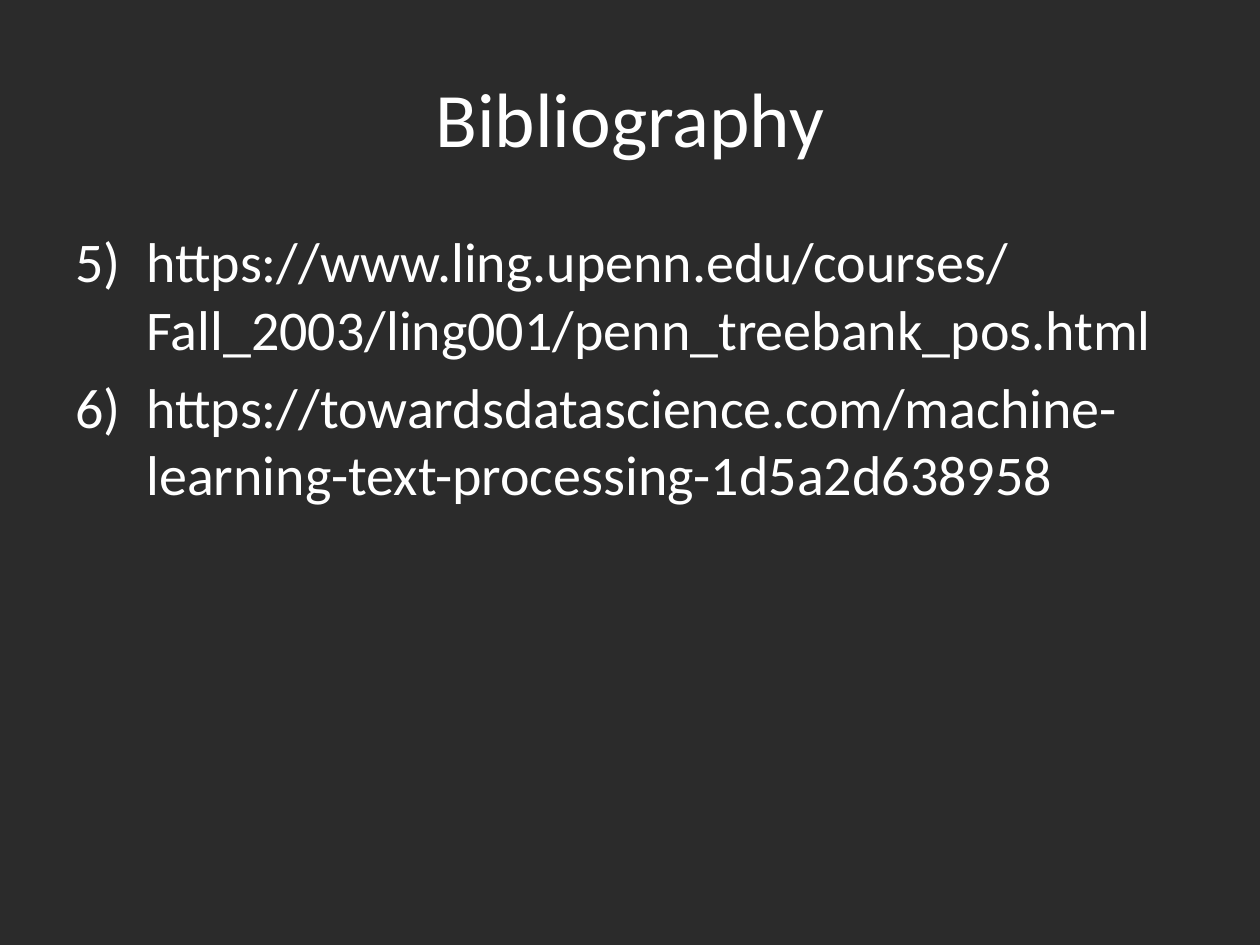
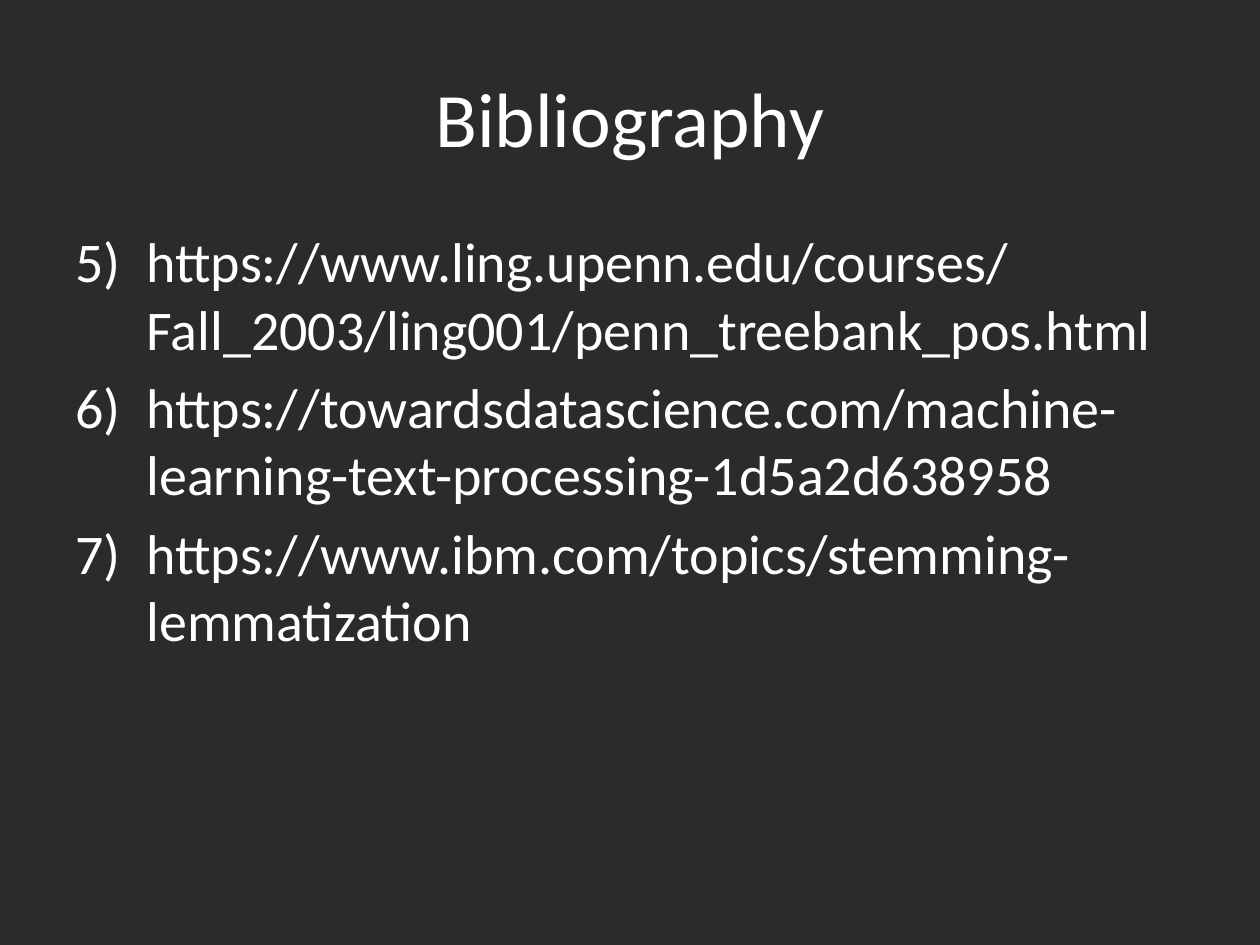
Before and after one commit to dbowmans46/PracticalProgramming, a slide deck: slide 58 of Session 7 - Python/Instructional Material/Session 7 - Python Brief Intro to NLP.odp (slide 53 before the commit). Drawn at 1260x945 pixels with LibreOffice and Linux fonts; fonts in the diff are those of the drawing; background and template pictures are left out; a plain dark background stands for a picture behind light text. Boxes give left, top, right and bottom in pixels: in the first picture for what was removed or moved away, otherwise in the second. Text is boxed around its words. In the diff, an @@ line names an element or a change of style, - is before the commit and + after.

Commit message:
Added slides and code for lemmatization.  Added references.  Clarified stemming slides, and added stemming example code.

```diff
--- a/Session 7 - Python/Instructional Material/Session 7 - Python Brief Intro to NLP.odp
+++ b/Session 7 - Python/Instructional Material/Session 7 - Python Brief Intro to NLP.odp
@@ text at box(146, 535, 1070, 642): paragraph added @@
+7) https://www.ibm.com/topics/stemming-lemmatization
```
Also in this commit, not shown: 5 other slides changed, 5 slides added, 1 other file.
